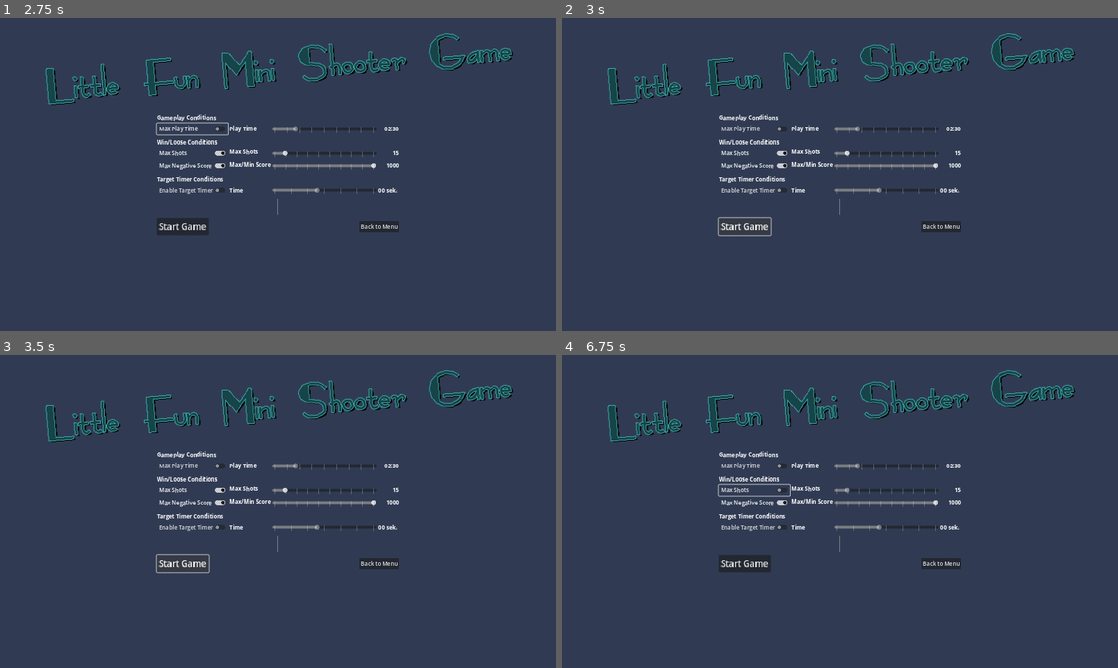
Above: before the commit, frames 1-4 (two rows, left to right).
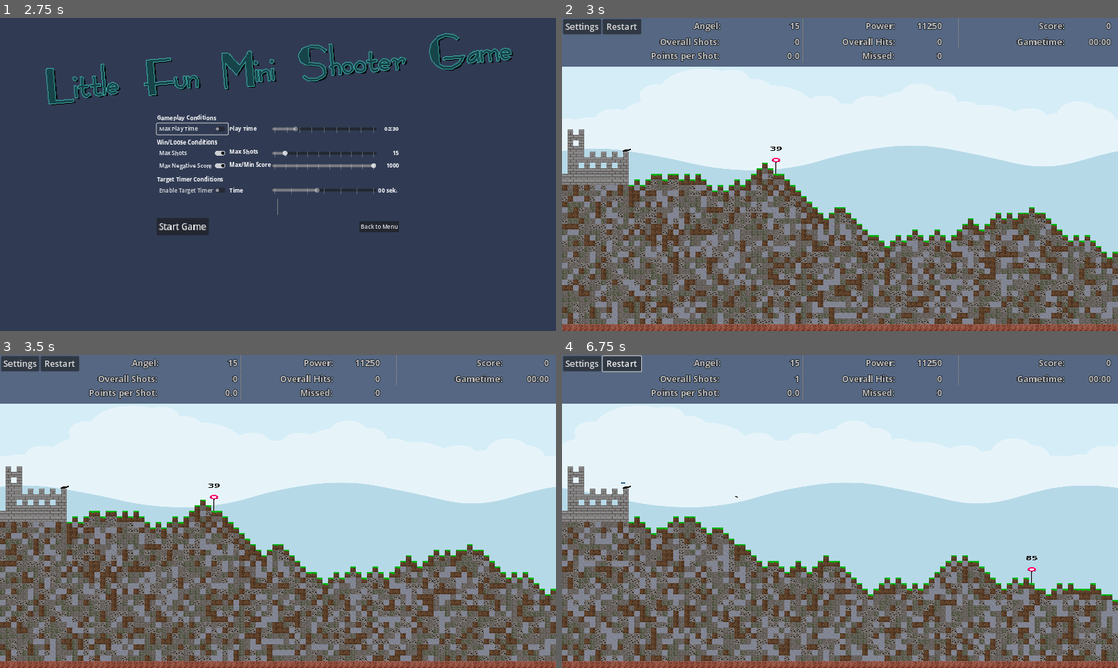
Above: after the commit, the same moments.

Repository: Coding-4Fun/Just4Fun_Mini_Shootergame
Game: Godot game, scene res://UI/MainMenuUI/MainMenuUI.tscn
Same seed, same stepped clock (60 frames per second), same inputs: the game is played once before the commit and once after it.
Inputs (mouse positions are in pixels of both pictures, inside the frame that each line leads up to):
- Up to frame 1 (2.75 s): click "Play" at 0.5 s; click "Max Play Time" at 1.25 s; click "Max Play Time" at 2 s
- Up to frame 2 (3 s): click "Start Game" at 2.75 s
- Up to frame 3 (3.5 s): no input
- Up to frame 4 (6.75 s): click (623, 364) at 3.5 s, where only the run after the commit has a clickable "Restart"; click (623, 364) at 4.25 s, where only the run after the commit has a clickable "Restart"; click (623, 364) at 5 s, where only the run after the commit has a clickable "Restart"; click (745, 564) at 5.75 s, where only the run before the commit has a clickable "Start Game"; click (756, 489) at 6.5 s, where only the run before the commit has a clickable "Max Shots"

Frame 1 is identical in both runs. In frame 2, 99% of the frame differs, in the area x 0-100%, y 0-100%; in frame 3, 99%; in frame 4, 99%.

Commit message:
Dbg: reenable Change scene for testing GameSettingsSave Funktion

Diff:
--- a/UI/GameSettingsDialog/game_settings.gd
+++ b/UI/GameSettingsDialog/game_settings.gd
@@ -18,8 +18,8 @@
 
 func _on_butt_start_game_pressed() -> void:
 	Config.save_gameconfig()
-	#if get_tree().change_scene_to_packed(Preloads.MainGameScene) != OK:
-		#print("Error: change_scene_to()::buttPlay")
+	if get_tree().change_scene_to_packed(Preloads.MainGameScene) != OK:
+		print("Error: change_scene_to()::buttPlay")
 
 
 func _on_butt_back_to_menu_pressed() -> void:
